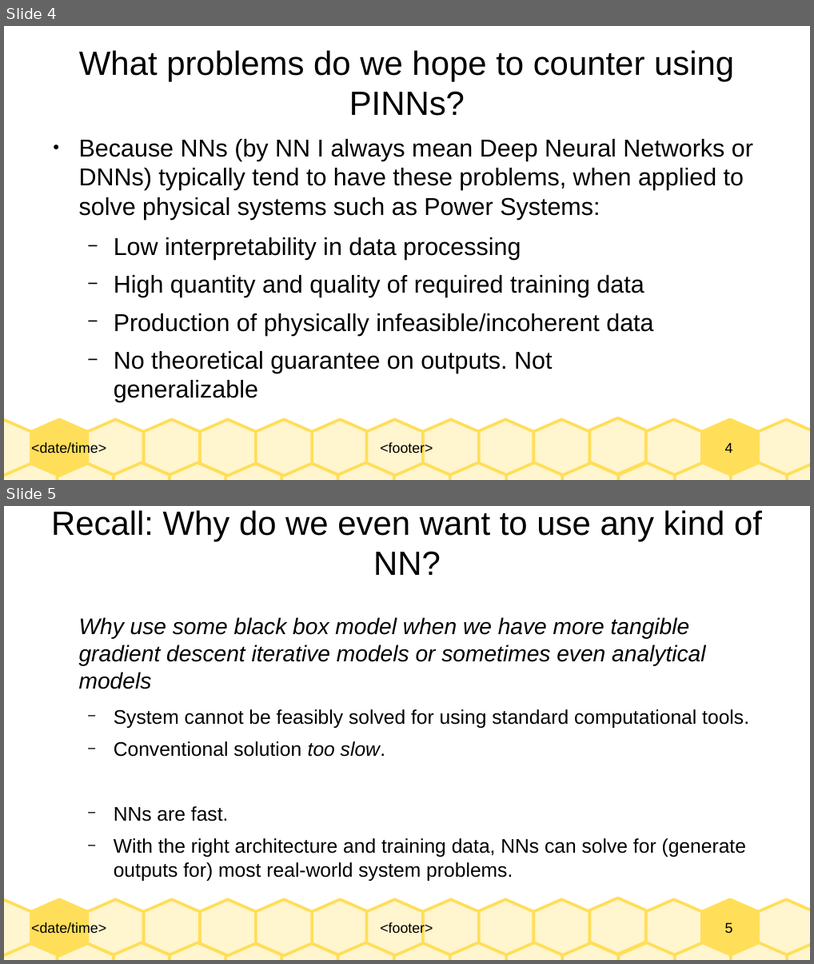
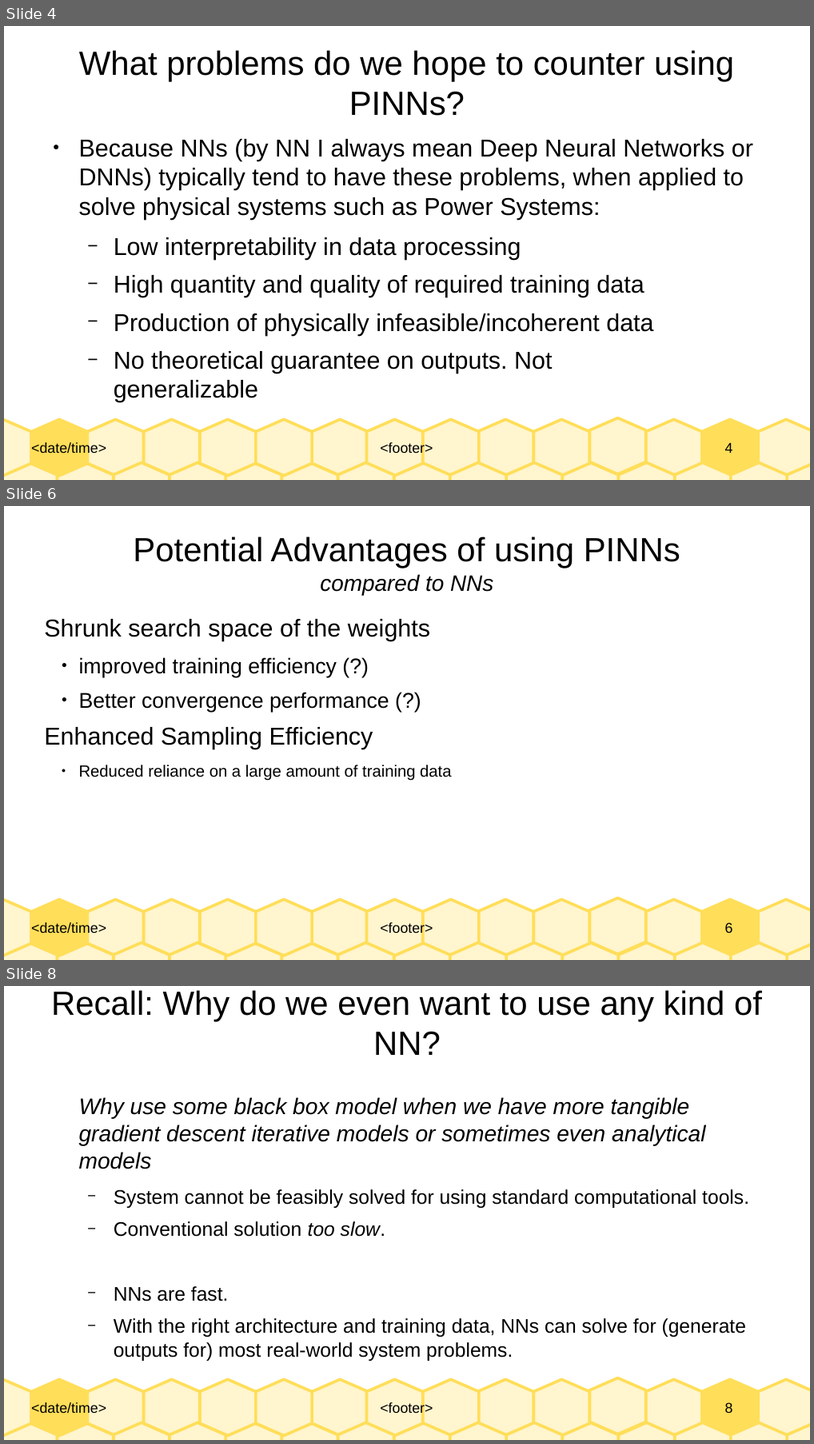
Before and after one commit to Realife-Brahmin/OriginalDocsHub, a slide deck: research_showcase/physicsInformedNeuralNetworks_aryan_ritwajeet_jha.odp. Shown one above the other, each under a label of ours: slides 4 and 5 before the commit, slides 4, 6 and 8 after it; the slides between them are not shown. The pictures are 814x964 and 814x1444 pixels, drawn with LibreOffice and Linux fonts; fonts in the diff are those of the drawing. Boxes give left, top, right and bottom in pixels: in the first picture for what was removed or moved away, otherwise in the second. Text is boxed around its words. In the diff, an @@ line names an element or a change of style, - is before the commit and + after.

```diff
--- a/research_showcase/physicsInformedNeuralNetworks_aryan_ritwajeet_jha.odp
+++ b/research_showcase/physicsInformedNeuralNetworks_aryan_ritwajeet_jha.odp
@@ slide 6 added at bbox=[4, 506, 810, 960], background #FFFFFF; not listed: 33 template elements that a slide beside it also shows @@
@@ title added at bbox=[133, 536, 681, 595], 33 pt, text #000000 @@
+Potential Advantages of using PINNs
+compared to NNs
@@ text added at bbox=[44, 619, 451, 780], 21 pt, text #000000 @@
+4. Shrunk search space of the weights
+  ● improved training efficiency (?)
+  ● Better convergence performance (?)
+5. Enhanced Sampling Efficiency
+  ● Reduced reliance on a large amount of training data
@@ what was slide 5 is now slide 8 @@
@@ page number at bbox=[726, 1402, 734, 1412]: text changed @@
-5
+8
```
Also in this commit, not shown: 1 slide changed, 2 other slides added, 1 other file.
